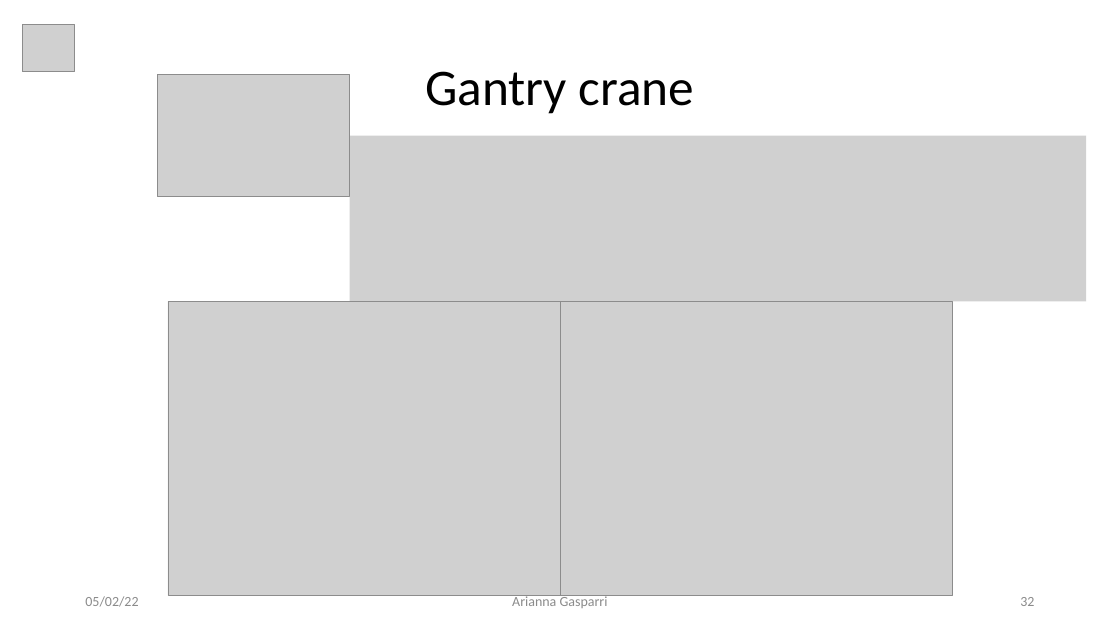
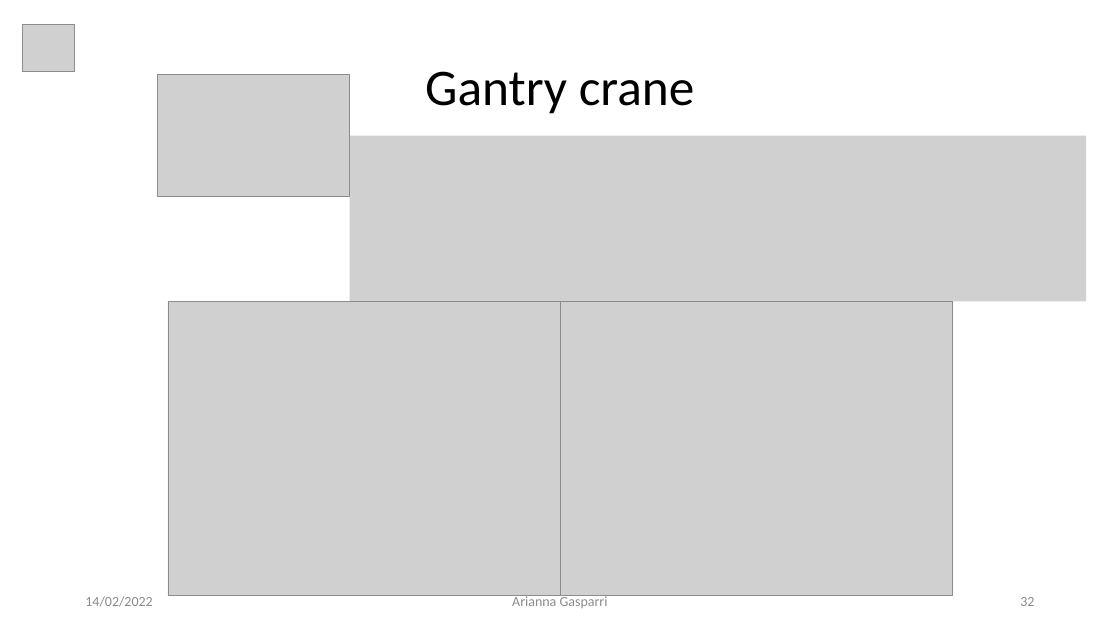
Before and after one commit to giga487/BicchiGas, a slide deck: slide 32 of Relazione/Presentazione.pptx. Drawn at 1120x630 pixels with LibreOffice and Linux fonts; fonts in the diff are those of the drawing; grey boxes stand for pictures. Boxes give left, top, right and bottom in pixels: in the first picture for what was removed or moved away, otherwise in the second. Text is boxed around its words. In the diff, an @@ line names an element or a change of style, - is before the commit and + after.

```diff
--- a/Relazione/Presentazione.pptx
+++ b/Relazione/Presentazione.pptx
@@ text at [85,596,152,607]: text changed @@
-05/02/22
+14/02/2022
```
Also in this commit, not shown: 39 other slides changed, 1 slide removed, 1 other file.
